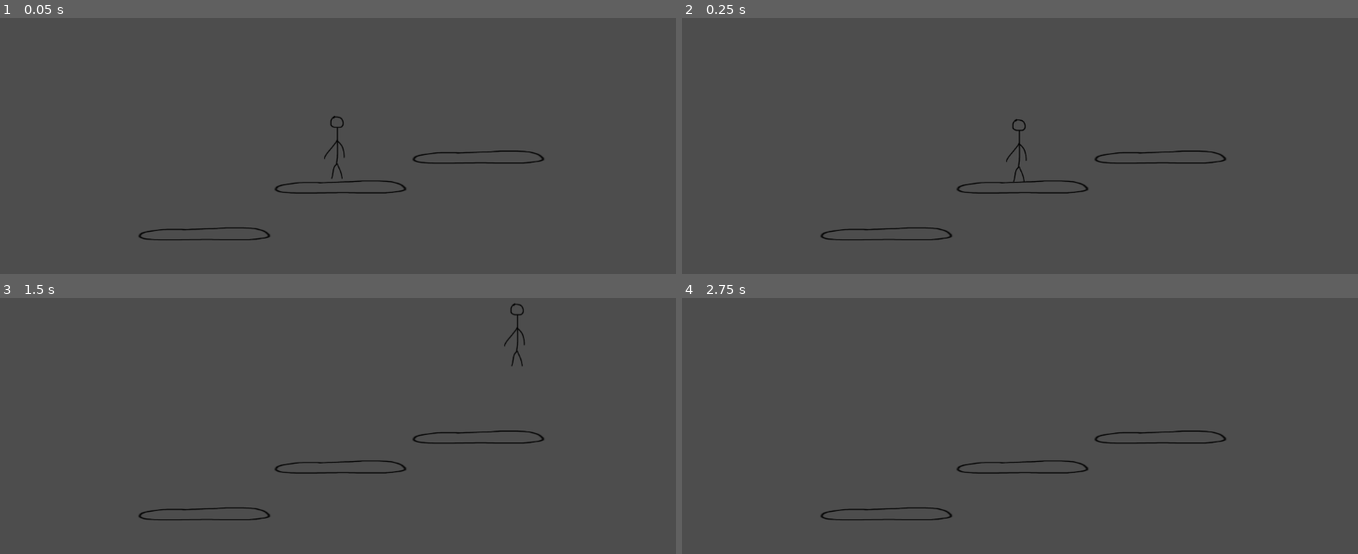
Above: before the commit, frames 1-4 (two rows, left to right).
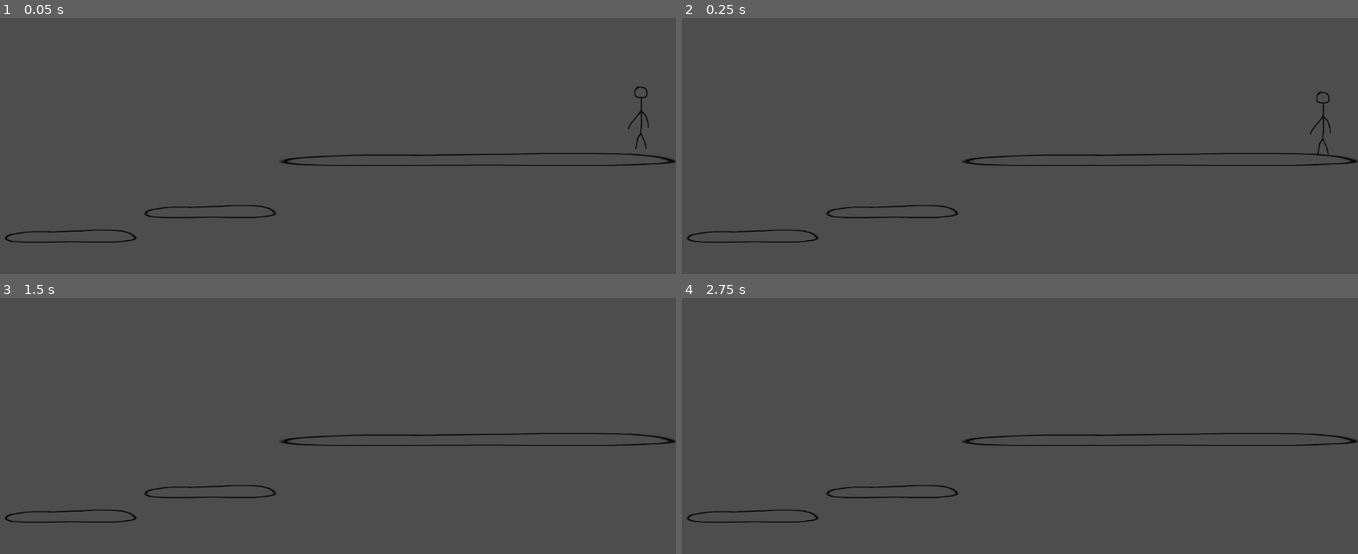
Above: after the commit, the same moments.

Repository: SKeppinger/VimJam
Game: Godot game, scene res://scenes/test_level.tscn
Two runs of this game, one before a commit and one after it. Both use one fixed random seed, a clock stepped at 60 frames per second and the inputs below.
Inputs:
- Up to frame 1 (0.05 s): no input
- Up to frame 2 (0.25 s): no input
- Up to frame 3 (1.5 s): tap Enter at 0.5 s; hold Ctrl (crouch) 0.53-1.28 s; hold D (move_right) from 0.53 s (still down); tap Space (jump) at 0.77, 1.07 s; tap Shift (dash) at 0.8, 1.35 s
- Up to frame 4 (2.75 s): tap Space (jump) at 1.52, 1.55, 1.82, 2, 2.1 s; release D (move_right) at 2.03 s; hold A (move_left) from 2.03 s (still down); hold Ctrl (crouch) from 2.03 s (still down)

The runs differ from the first frame. In frame 1, 1.8% of the frame differs, in the area x 0-100%, y 26-88%; in frame 2, 1.8%; in frame 3, 1.7%; in frame 4, 1.6%.

Commit message:
sliding! dash jumping! other!

Diff:
--- a/scenes/player.tscn
+++ b/scenes/player.tscn
@@ -6,12 +6,20 @@
 [sub_resource type="RectangleShape2D" id="RectangleShape2D_sswym"]
 size = Vector2(37, 109)
 
+[sub_resource type="RectangleShape2D" id="RectangleShape2D_lqfds"]
+size = Vector2(37, 53)
+
 [node name="Player" type="CharacterBody2D"]
 script = ExtResource("1_cmrvf")
 
 [node name="Sprite2D" type="Sprite2D" parent="."]
 texture = ExtResource("1_dcmm8")
 
-[node name="CollisionShape2D" type="CollisionShape2D" parent="."]
+[node name="StandingCollisionBox" type="CollisionShape2D" parent="."]
 position = Vector2(-5.5, -1.5)
 shape = SubResource("RectangleShape2D_sswym")
+
+[node name="CrouchingCollisionBox" type="CollisionShape2D" parent="."]
+visible = false
+position = Vector2(-5.5, 26.5)
+shape = SubResource("RectangleShape2D_lqfds")
--- a/scenes/test_level.tscn
+++ b/scenes/test_level.tscn
@@ -6,13 +6,14 @@
 [node name="TestLevel" type="Node2D"]
 
 [node name="Player" parent="." instance=ExtResource("2_dt8w7")]
-position = Vector2(576, 268)
+position = Vector2(1094, 217)
 
 [node name="TestPlatform" parent="." instance=ExtResource("1_x3qa3")]
-position = Vector2(580, 335)
+position = Vector2(358, 377)
 
 [node name="TestPlatform2" parent="." instance=ExtResource("1_x3qa3")]
-position = Vector2(348, 415)
+position = Vector2(120, 419)
 
 [node name="TestPlatform3" parent="." instance=ExtResource("1_x3qa3")]
-position = Vector2(815, 284)
+position = Vector2(814, 288)
+scale = Vector2(6, 1)
--- a/scripts/player.gd
+++ b/scripts/player.gd
@@ -1,21 +1,47 @@
 extends CharacterBody2D
 
+# Exported Properties
 @export var SPEED = 300.0
 @export var DASH_SPEED = 600.0
-@export var DASH_TIME = 0.2 # seconds
+@export var CROUCH_SPEED = 100.0
+@export var DASH_TIME = 0.3 # seconds
+@export var DASH_JUMP_WINDOW = 0.2 # seconds after the dash has started
+@export var SLIDE_WINDOW = 0.1 # seconds after the dash has started
+@export var SLIDE_TIME = 0.15 # seconds
+@export var SLIDE_FALLOFF = 20.0 # the lower this number, the more speed kept from sliding
 @export var JUMP_VELOCITY = -400.0
 @export var FAST_FALL_FACTOR = 3.0
 
+# Children Nodes
+var standing_hitbox
+var crouching_hitbox
+var sprite
+
+# Control Variables
 var move_direction = 0
+var last_move_direction = 0 # Used for more forgiving dashes
 
 var has_air_dash = true
 var dashing = false
+var air_dashing = false
 var dash_direction = 1 # 1 for right, -1 for left
 var dash_timer = 0.0
 
 var has_double_jump = true
 
 var fast_falling = false
+var crouching = false
+var sliding = false
+
+# Sprites
+var crouch_sprite = load("res://assets/temp_crouch.png")
+var stand_sprite = load("res://assets/temp_player.png")
+
+# Initialize child node references
+func _ready():
+	standing_hitbox = $StandingCollisionBox
+	crouching_hitbox = $CrouchingCollisionBox
+	sprite = $Sprite2D
 
 # Handle dash functionality including:
 # - Dash
@@ -24,10 +50,15 @@
 	# Dash
 	if is_on_floor():
 		dashing = true
-		dash_direction = move_direction
+		if move_direction == 0:
+			dash_direction = last_move_direction
+		else:
+			dash_direction = move_direction
 	# Air Dash
 	elif has_air_dash:
+		velocity.y = 0
 		dashing = true
+		air_dashing = true
 		dash_direction = move_direction
 		has_air_dash = false
 
@@ -40,8 +71,8 @@
 	# Jump/Dash Jump
 	if is_on_floor():
 		# If dashing or sliding, dash jump
-		if dashing and dash_timer >= DASH_TIME / 2:
-			dash_timer = 0.0
+		if dashing and dash_timer >= DASH_JUMP_WINDOW: # Timing window to initiate a Dash Jump
+			dash_timer = 0.0 # Dash Jump extends the dash to be longer, translating to horizontal speed in the air
 			velocity.y = JUMP_VELOCITY
 		# Else, normal jump:
 		else:
@@ -51,7 +82,7 @@
 		pass # Handle wall jump
 	# Double Jump
 	elif has_double_jump:
-		fast_falling = false
+		fast_falling = false # Double Jump should reset fast fall
 		velocity.y = JUMP_VELOCITY
 		has_double_jump = false
 
@@ -63,56 +94,20 @@
 	# Crouch/Slide
 	if is_on_floor():
 		# If dashing, slide
+		if dashing:
+			sliding = true
+			crouching = true
+			if dash_timer >= SLIDE_WINDOW: # If the Slide is initiated near the end of the dash,
+				dash_timer -= SLIDE_TIME # extend the dash time by a bit
 		# Else, crouch:
-		pass
+		else:
+			crouching = true
 	# Fast Fall
 	else:
+		air_dashing = false
+		dashing = false
+		dash_timer = 0.0 # Fast Fall cancels air dash
 		fast_falling = true
-
-func _physics_process(delta):
-	# GRAVITY AND COOLDOWNS
-	# Add the gravity.
-	if not is_on_floor():
-		# If fast falling
-		if fast_falling:
-			velocity += get_gravity() * FAST_FALL_FACTOR * delta
-		# Else, normal gravity
-		else:
-			velocity += get_gravity() * delta
-	# Restore air options
-	else:
-		has_double_jump = true
-		has_air_dash = true
-		fast_falling = false
-
-	# MOVEMENT OPTIONS
-	# Handle jump.
-	if Input.is_action_just_pressed("jump"):
-		jump()
-	# Handle dash:
-	if Input.is_action_just_pressed("dash"):
-		dash()
-	# Handle crouch:
-	if Input.is_action_just_pressed("crouch"):
-		crouch()
-
-	# MOVEMENT
-	# If player is not dashing
-	if !dashing:
-		# Get the input direction and handle the movement/deceleration.
-		move_direction = get_move_direction()
-		if move_direction:
-			velocity.x = move_direction * SPEED
-		else:
-			velocity.x = move_toward(velocity.x, 0, SPEED)
-	# If player is dashing
-	else:
-		velocity.x = dash_direction * DASH_SPEED
-		dash_timer += delta
-		if dash_timer > DASH_TIME:
-			dashing = false
-			dash_timer = 0.0
-	move_and_slide()
 
 # Unfortunately ugly movement direction logic
 func get_move_direction():
@@ -130,4 +125,82 @@
 			dir = -1
 	if not Input.is_action_pressed("move_left") and not Input.is_action_pressed("move_right"):
 		dir = 0
+	if dir != 0:
+		last_move_direction = dir
 	return dir
+
+func _physics_process(delta):
+	# GRAVITY AND COOLDOWNS
+	# Add the gravity.
+	if not is_on_floor() and not air_dashing:
+		# If fast falling
+		if fast_falling:
+			velocity += get_gravity() * FAST_FALL_FACTOR * delta
+		# Else, normal gravity
+		else:
+			velocity += get_gravity() * delta
+	# Restore air options
+	else:
+		has_double_jump = true
+		has_air_dash = true
+		fast_falling = false
+
+	# CROUCH CHECK
+	# If crouching and not holding the crouch button, stop crouching/sliding
+	if crouching and not Input.is_action_pressed("crouch"):
+		crouching = false
+		if not dashing:
+			sliding = false
+
+	# SPRITES AND HITBOXES
+	# If crouching, sliding, or fast falling, use the crouching sprite/hitbox
+	if crouching or sliding or fast_falling:
+		sprite.texture = crouch_sprite
+	# Otherwise, use the standing sprite/hitbox
+	else:
+		sprite.texture = stand_sprite
+
+	# MOVEMENT OPTIONS
+	# Handle jump.
+	if Input.is_action_just_pressed("jump"):
+		jump()
+	# Handle dash:
+	if Input.is_action_just_pressed("dash"):
+		dash()
+	# Handle crouch:
+	if Input.is_action_just_pressed("crouch"):
+		crouch()
+
+	# MOVEMENT
+	# If player is not dashing and not crouching
+	if !dashing and !crouching:
+		# Get the input direction and handle the movement/deceleration.
+		move_direction = get_move_direction()
+		if move_direction:
+			velocity.x = move_direction * SPEED
+		else:
+			velocity.x = move_toward(velocity.x, 0, SPEED)
+	# If player is dashing
+	elif dashing:
+		velocity.x = dash_direction * DASH_SPEED
+		dash_timer += delta
+		if dash_timer > DASH_TIME:
+			dashing = false
+			air_dashing =  false
+			dash_timer = 0.0
+	# If player is sliding
+	elif crouching:
+		# Get the input direction and handle the movement/deceleration.
+		move_direction = get_move_direction()
+		# If player is sliding, slow down
+		if sliding:
+			velocity.x = move_toward(velocity.x, CROUCH_SPEED * move_direction, SLIDE_FALLOFF)
+			if velocity.x == CROUCH_SPEED * move_direction:
+				sliding = false
+		# Otherwise, use crouched move speed
+		else:
+			if move_direction:
+				velocity.x = move_direction * CROUCH_SPEED
+			else:
+				velocity.x = move_toward(velocity.x, 0, CROUCH_SPEED)
+	move_and_slide()
Binary file added: assets/temp_crouch.png
Not shown, added: assets/temp_crouch.png.import
Not shown: 1 places in scenes/player.tscn that only renumber resources
